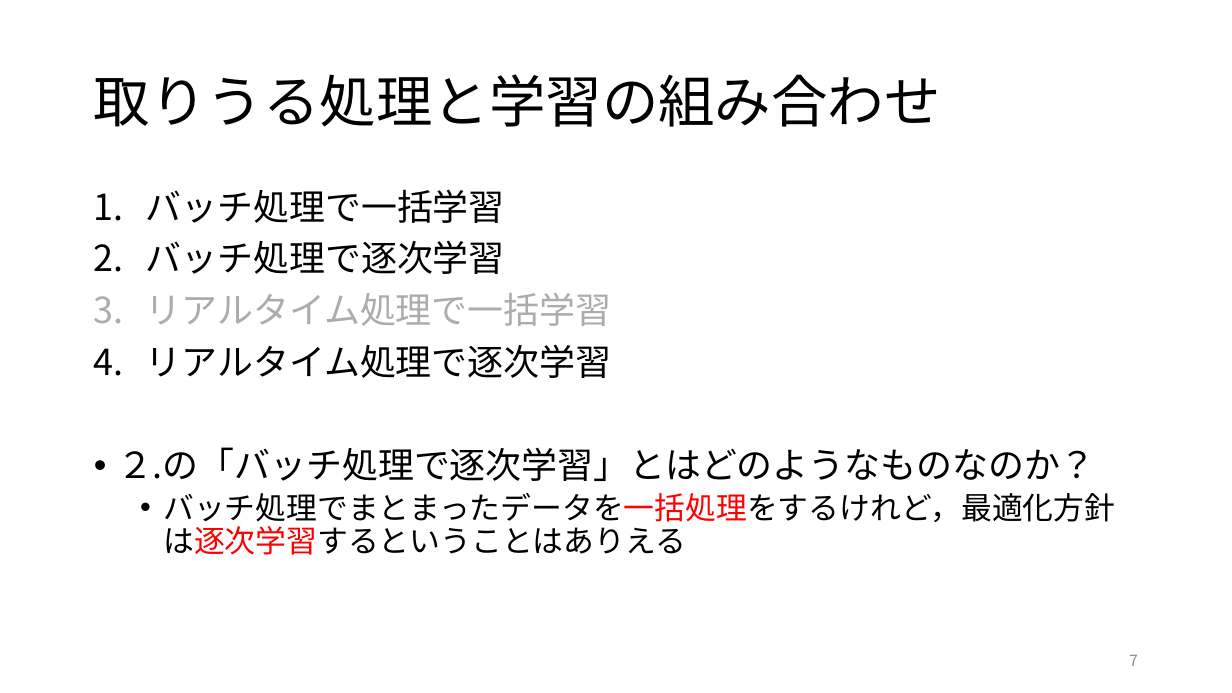
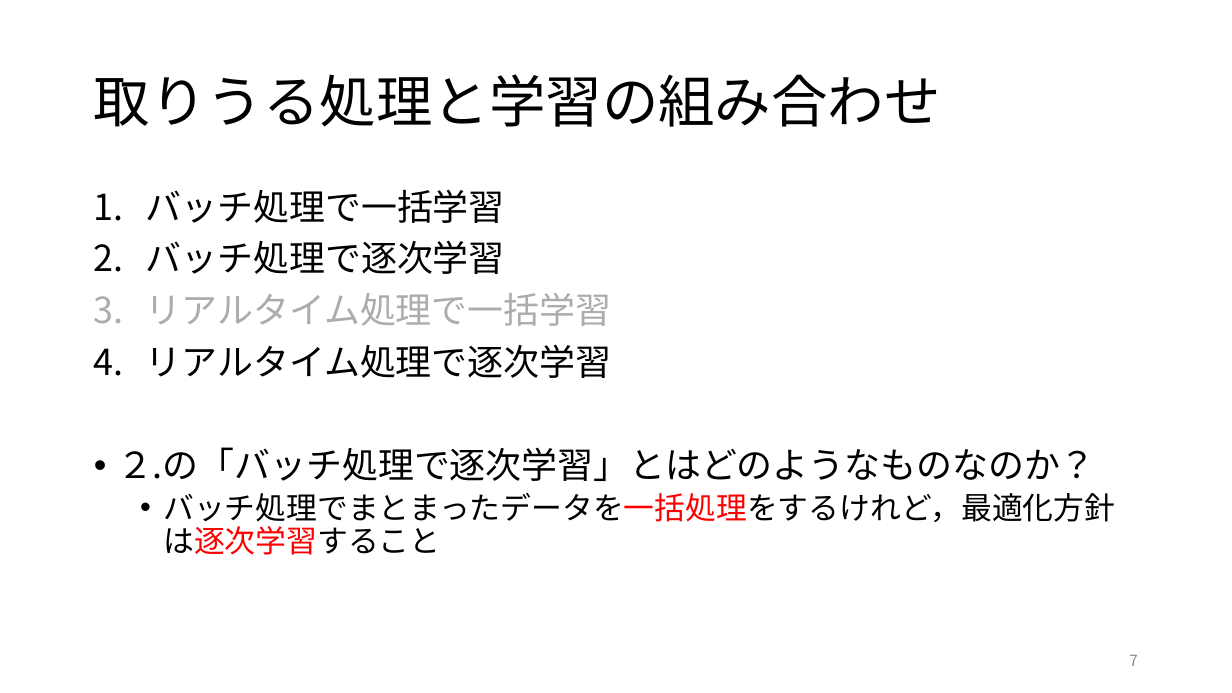
Before and after one commit to ryosuke-ku/Rinko, a slide deck: slide 7 of 仕事ではじめる機械学習第4章.pptx. Drawn at 1232x693 pixels with LibreOffice and Linux fonts; fonts in the diff are those of the drawing. Boxes give left, top, right and bottom in pixels: in the first picture for what was removed or moved away, otherwise in the second. Text is boxed around its words. In the diff, an @@ line names an element or a change of style, - is before the commit and + after.

```diff
--- a/仕事ではじめる機械学習第4章.pptx
+++ b/仕事ではじめる機械学習第4章.pptx
@@ text at box(163, 493, 1115, 555): text changed @@
-  • バッチ処理でまとまったデータを一括処理をするけれど，最適化方針は逐次学習するということはありえる
+  • バッチ処理でまとまったデータを一括処理をするけれど，最適化方針は逐次学習すること
```
Also in this commit, not shown: 2 other slides changed, 2 other files.
